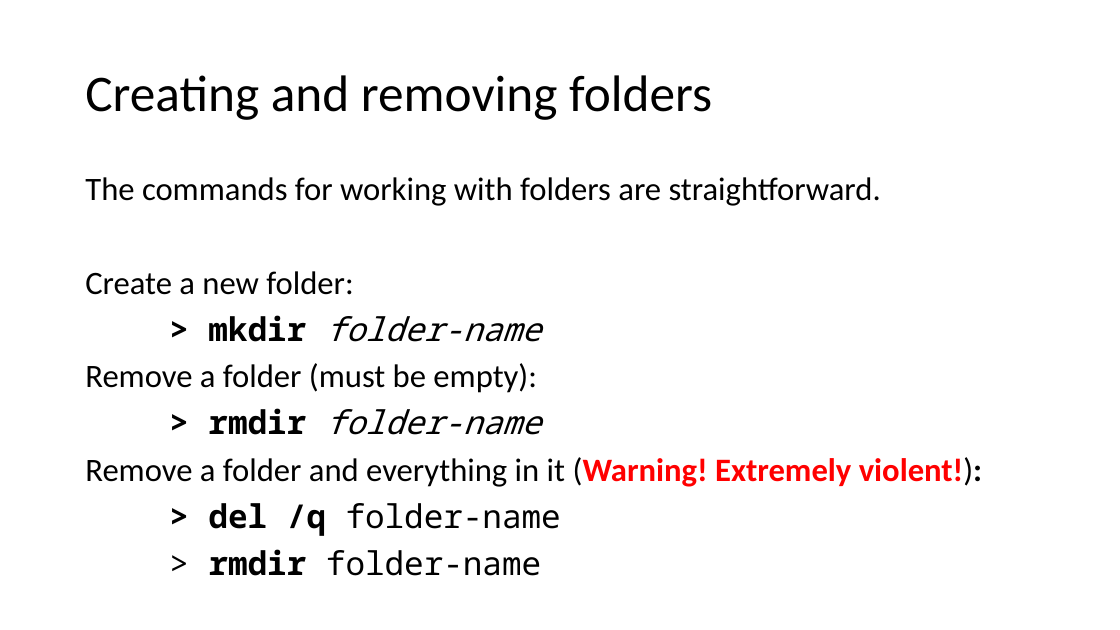
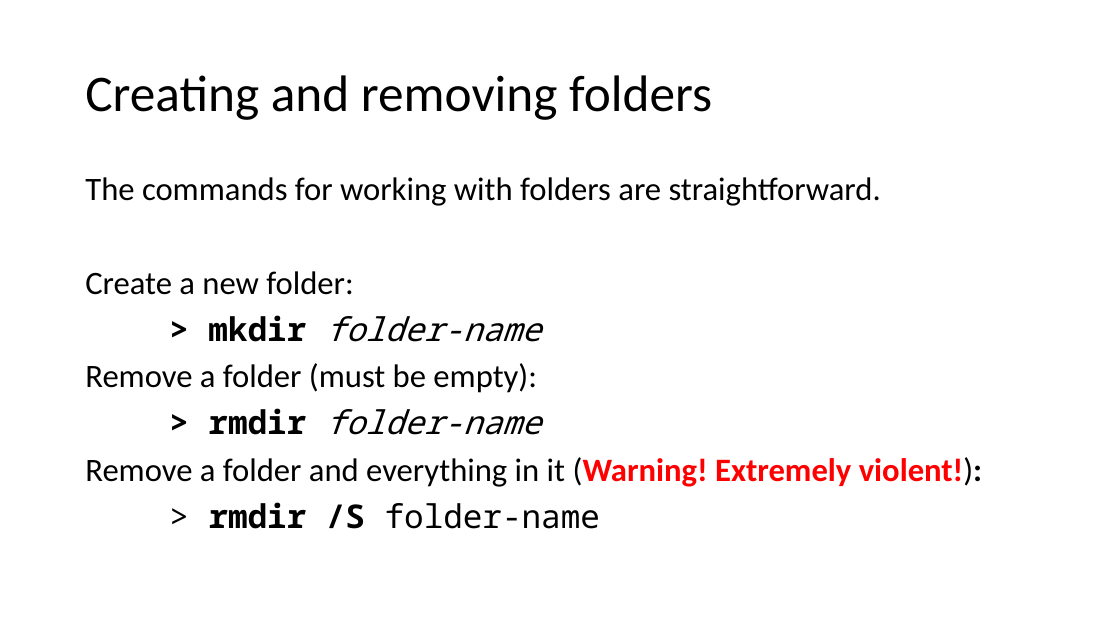
Before and after one commit to kcarta/programming-workshop, a slide deck: slide 30 of Presentations/3. CommandLine.pptx. Drawn at 1120x630 pixels with LibreOffice and Linux fonts; fonts in the diff are those of the drawing. Boxes give left, top, right and bottom in pixels: in the first picture for what was removed or moved away, otherwise in the second. Text is boxed around its words. In the diff, an @@ line names an element or a change of style, - is before the commit and + after.

```diff
--- a/Presentations/3. CommandLine.pptx
+++ b/Presentations/3. CommandLine.pptx
@@ text at [209,502,600,529]: text changed @@
-> del /q folder-name
-> rmdir folder-name
+> rmdir /S folder-name
```
Also in this commit, not shown: 1 other slide changed, 1 other file.
